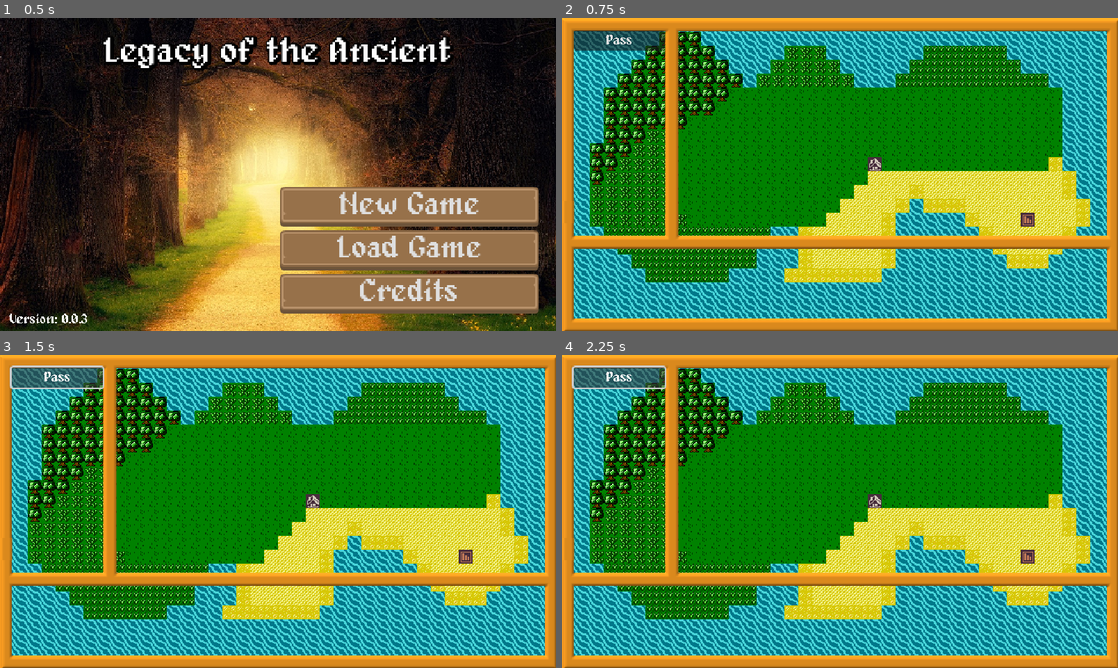
Above: before the commit, frames 1-4 (two rows, left to right).
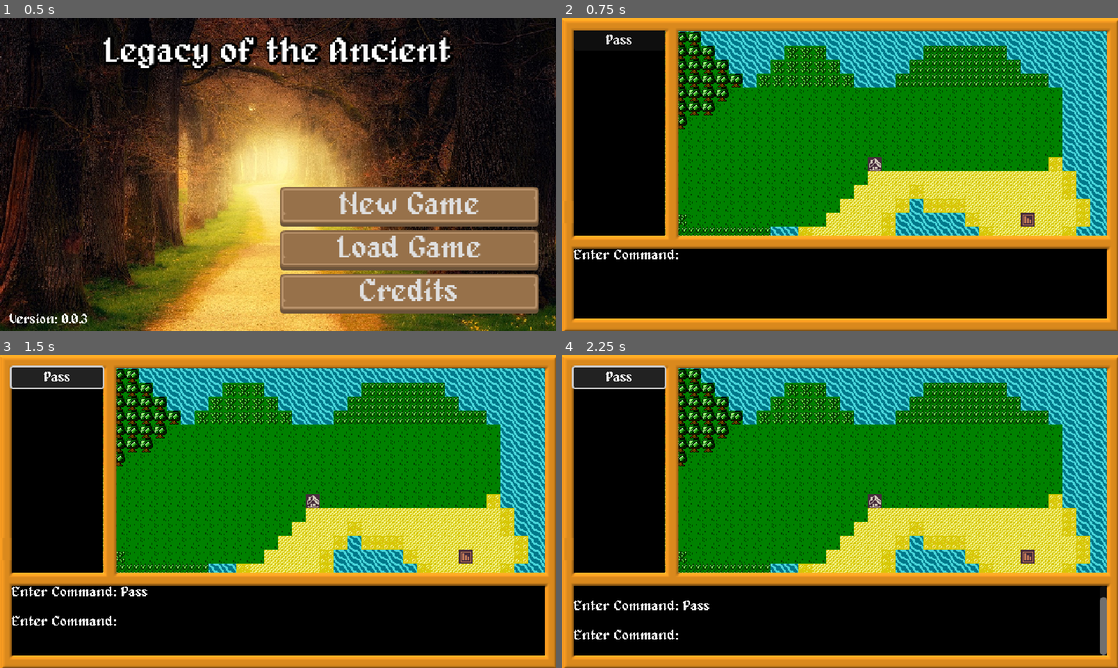
Above: after the commit, the same moments.

Repository: prabhudeba1111/Godot-RPG
Game: Godot game, scene res://scenes/ui/title_screen.tscn
The game is run twice, just before and just after one commit, with the same random seed, the same clock (stepped at 60 frames per second) and the same inputs.
Inputs:
- Up to frame 1 (0.5 s): no input
- Up to frame 2 (0.75 s): click "New Game" at 0.5 s
- Up to frame 3 (1.5 s): click "Pass" at 1.25 s
- Up to frame 4 (2.25 s): click "Pass" at 2 s

Frame 1 is identical in both runs. In frame 2, 31% of the frame differs, in the area x 2-98%, y 4-96%; in frame 3, 31%; in frame 4, 31%.

Commit message:
message display command

Diff:
--- a/Scenes/Game/game_screen.tscn
+++ b/Scenes/Game/game_screen.tscn
@@ -1,16 +1,17 @@
-[gd_scene load_steps=5 format=3 uid="uid://bj4orh2ii1frn"]
+[gd_scene load_steps=6 format=3 uid="uid://bj4orh2ii1frn"]
 
 [ext_resource type="Script" uid="uid://dfge6tuyfa4uh" path="res://Scripts/Game/game_screen.gd" id="1_kye4h"]
 [ext_resource type="Script" uid="uid://b0ths3g6l3snx" path="res://Scripts/Game/Commands/command_processor.gd" id="2_3nf1g"]
 [ext_resource type="Texture2D" uid="uid://cjcs23cvy6owv" path="res://Assets/GFX/UI/main_frame.png" id="2_boosj"]
 [ext_resource type="FontFile" uid="uid://cxsdfwyre6pgl" path="res://Assets/Fonts/alagard_by_pix3m-d6awiwp.ttf" id="3_3nf1g"]
+[ext_resource type="Script" uid="uid://b76jj4hx82rsp" path="res://Scripts/UI/BottomDisplay/bottom_display.gd" id="5_w6uax"]
 
 [node name="Game" type="Node" node_paths=PackedStringArray("map")]
 script = ExtResource("1_kye4h")
 map = NodePath("Map")
 
 [node name="CommandProcessor" type="Timer" parent="."]
-wait_time = 3.0
+wait_time = 5.0
 autostart = true
 script = ExtResource("2_3nf1g")
 
@@ -24,7 +25,7 @@
 grow_horizontal = 2
 grow_vertical = 2
 
-[node name="TextureRect" type="TextureRect" parent="UI"]
+[node name="BackGroundFrame" type="TextureRect" parent="UI"]
 layout_mode = 1
 anchors_preset = 15
 anchor_right = 1.0
@@ -34,20 +35,50 @@
 texture = ExtResource("2_boosj")
 stretch_mode = 2
 
-[node name="LeftPanel" type="VBoxContainer" parent="UI"]
+[node name="LeftDisplay" type="MarginContainer" parent="UI"]
 layout_mode = 0
 offset_left = 13.0
 offset_top = 14.0
 offset_right = 118.0
 offset_bottom = 250.0
 
-[node name="CommandMenu" type="VBoxContainer" parent="UI/LeftPanel"]
+[node name="BackGround" type="ColorRect" parent="UI/LeftDisplay"]
+modulate = Color(0, 0, 0, 1)
 layout_mode = 2
 
-[node name="PassButton" type="Button" parent="UI/LeftPanel/CommandMenu"]
+[node name="Contents" type="VBoxContainer" parent="UI/LeftDisplay"]
+layout_mode = 2
+
+[node name="CommandMenu" type="VBoxContainer" parent="UI/LeftDisplay/Contents"]
+layout_mode = 2
+
+[node name="PassButton" type="Button" parent="UI/LeftDisplay/Contents/CommandMenu"]
 layout_mode = 2
 theme_override_fonts/font = ExtResource("3_3nf1g")
 text = "Pass"
 
+[node name="BottomDisplay" type="MarginContainer" parent="UI" node_paths=PackedStringArray("scroll_container", "messages")]
+layout_mode = 0
+offset_left = 13.0
+offset_top = 265.0
+offset_right = 627.0
+offset_bottom = 345.0
+script = ExtResource("5_w6uax")
+scroll_container = NodePath("ScrollContainer")
+messages = NodePath("ScrollContainer/Messages")
+
+[node name="BackGround" type="ColorRect" parent="UI/BottomDisplay"]
+modulate = Color(0, 0, 0, 1)
+layout_mode = 2
+
+[node name="ScrollContainer" type="ScrollContainer" parent="UI/BottomDisplay"]
+layout_mode = 2
+horizontal_scroll_mode = 0
+
+[node name="Messages" type="VBoxContainer" parent="UI/BottomDisplay/ScrollContainer"]
+layout_mode = 2
+size_flags_horizontal = 3
+
+[connection signal="broadcast_command" from="CommandProcessor" to="UI/BottomDisplay" method="_on_command"]
 [connection signal="timeout" from="CommandProcessor" to="CommandProcessor" method="_on_timeout"]
-[connection signal="pressed" from="UI/LeftPanel/CommandMenu/PassButton" to="." method="_on_pass_button_pressed"]
+[connection signal="pressed" from="UI/LeftDisplay/Contents/CommandMenu/PassButton" to="." method="_on_pass_button_pressed"]
--- /dev/null
+++ b/Scenes/UI/message_line.tscn
@@ -0,0 +1,13 @@
+[gd_scene load_steps=2 format=3 uid="uid://div5kv58e5jau"]
+
+[ext_resource type="Theme" uid="uid://cwsatabd3umal" path="res://Themes/default_theme.tres" id="1_2icn4"]
+
+[node name="MessageLine" type="RichTextLabel"]
+offset_right = 40.0
+offset_bottom = 40.0
+theme = ExtResource("1_2icn4")
+text = "Enter Command:
+
+"
+fit_content = true
+scroll_active = false
--- a/Scripts/Game/Commands/command_dispatcher.gd
+++ b/Scripts/Game/Commands/command_dispatcher.gd
@@ -5,3 +5,7 @@
 signal pause_processor
 
 signal player_move(direction)
+
+signal display_message(message)
+signal display_command_prompt
+signal display_clear
--- a/Scripts/Game/Commands/command_processor.gd
+++ b/Scripts/Game/Commands/command_processor.gd
@@ -24,6 +24,7 @@
 func _wait_for_command():
 	resumeWaiting = true
 	start()
+	CommandDispatcher.display_command_prompt.emit()
 
 
 func _pause_processor():
--- a/Scripts/Game/Commands/move_command.gd
+++ b/Scripts/Game/Commands/move_command.gd
@@ -4,8 +4,15 @@
 var direction
 
 func _init(dir) -> void:
-	commandLabel = "move"
+	commandLabel = "Move"
 	direction = dir
 
 func execute() -> void:
-	CommandDispatcher.player_move
+	CommandDispatcher.player_move.emit(direction)
+	command_processed.emit()
+
+func get_direction() -> String:
+	return Map.Directions.keys()[direction]
+
+func get_command_text() -> String:
+	return "%s %s" % [commandLabel, get_direction()]
--- a/Scripts/Game/Commands/pass_command.gd
+++ b/Scripts/Game/Commands/pass_command.gd
@@ -3,7 +3,7 @@
 
 
 func _init() -> void:
-	commandLabel = "pass"
+	commandLabel = "Pass"
 
 
 func execute() -> void:
--- a/Scripts/Game/game_screen.gd
+++ b/Scripts/Game/game_screen.gd
@@ -6,6 +6,7 @@
 
 func _ready() -> void:
 	map.add_child(load(GameManager.currentMapPath).instantiate())
+	CommandDispatcher.wait_for_command.emit()
 
 
 func _on_pass_button_pressed() -> void:
--- /dev/null
+++ b/Scripts/UI/BottomDisplay/bottom_display.gd
@@ -0,0 +1,56 @@
+extends MarginContainer
+
+@export var scroll_container :ScrollContainer
+@export var messages :VBoxContainer
+@export var messageHistory :int= 10
+
+var messageLinePreload = preload("res://Scenes/UI/message_line.tscn")
+
+
+func  _ready() -> void:
+	CommandDispatcher.display_message.connect(_on_message_received)
+	CommandDispatcher.display_command_prompt.connect(_display_command_prompt)
+	CommandDispatcher.display_clear.connect(_clear_window)
+
+
+func _on_command(text: String) -> void:
+	display_command(text)
+
+
+func _on_message_received(message) -> void:
+	display_message(message)
+
+
+func _display_command_prompt() -> void:
+	messages.add_child(messageLinePreload.instantiate())
+
+
+func _clear_window() -> void:
+	for item in messages.get_children():
+		item.queue_free()
+
+
+func display_message(message :String) -> void:
+	var messageLine = messageLinePreload.instantiate()
+	messageLine.text = "%s\n" % message
+	messages.add_child(messageLine)
+	scroll_to_end()
+
+
+func display_command(text :String ) -> void:
+	if messages.get_child_count() == 0:
+		_display_command_prompt()
+
+	var currentMessageLine :RichTextLabel = messages.get_children()[messages.get_child_count() - 1]
+	currentMessageLine.text = currentMessageLine.text.insert(currentMessageLine.text.length() - 2, text)
+
+	scroll_to_end()
+
+
+func scroll_to_end() -> void:
+	await scroll_container.get_v_scroll_bar().changed
+
+	if messages.get_child_count() > messageHistory:
+		messages.get_child(0).queue_free()
+
+	scroll_container.scroll_vertical = scroll_container.get_v_scroll_bar().max_value
--- a/Scripts/UI/LoadingScreen/loading_screen.gd
+++ b/Scripts/UI/LoadingScreen/loading_screen.gd
@@ -7,4 +7,4 @@
 	Loader.loading_progress.connect(_on_progress_updated)
 
 func _on_progress_updated(percentage : float) -> void:
-	loadingBar.value = percentage
+	loadingBar.value = percentage * 100
--- a/scripts/autoloads/loader.gd
+++ b/scripts/autoloads/loader.gd
@@ -17,6 +17,8 @@
 		var progress :Array[float] = []
 		var loaderStatus = ResourceLoader.load_threaded_get_status(scenePath, progress)
 
+		loading_progress.emit(progress[0])
+
 		if loaderStatus == ResourceLoader.THREAD_LOAD_LOADED:
 			var loadedScene = ResourceLoader.load_threaded_get(scenePath).instantiate()
 
@@ -24,6 +26,3 @@
 			get_tree().root.add_child(loadedScene)
 
 			scenePath = null
-
-		elif loaderStatus == ResourceLoader.THREAD_LOAD_IN_PROGRESS:
-			loading_progress.emit(progress[0])
--- a/themes/default_theme.tres
+++ b/themes/default_theme.tres
@@ -34,3 +34,4 @@
 Button/styles/normal = SubResource("StyleBoxTexture_fx2g0")
 Button/styles/pressed = SubResource("StyleBoxTexture_nwjvr")
 Label/fonts/font = ExtResource("1_lkf7m")
+RichTextLabel/fonts/normal_font = ExtResource("1_lkf7m")
Not shown, added: Scripts/UI/BottomDisplay/bottom_display.gd.uid
